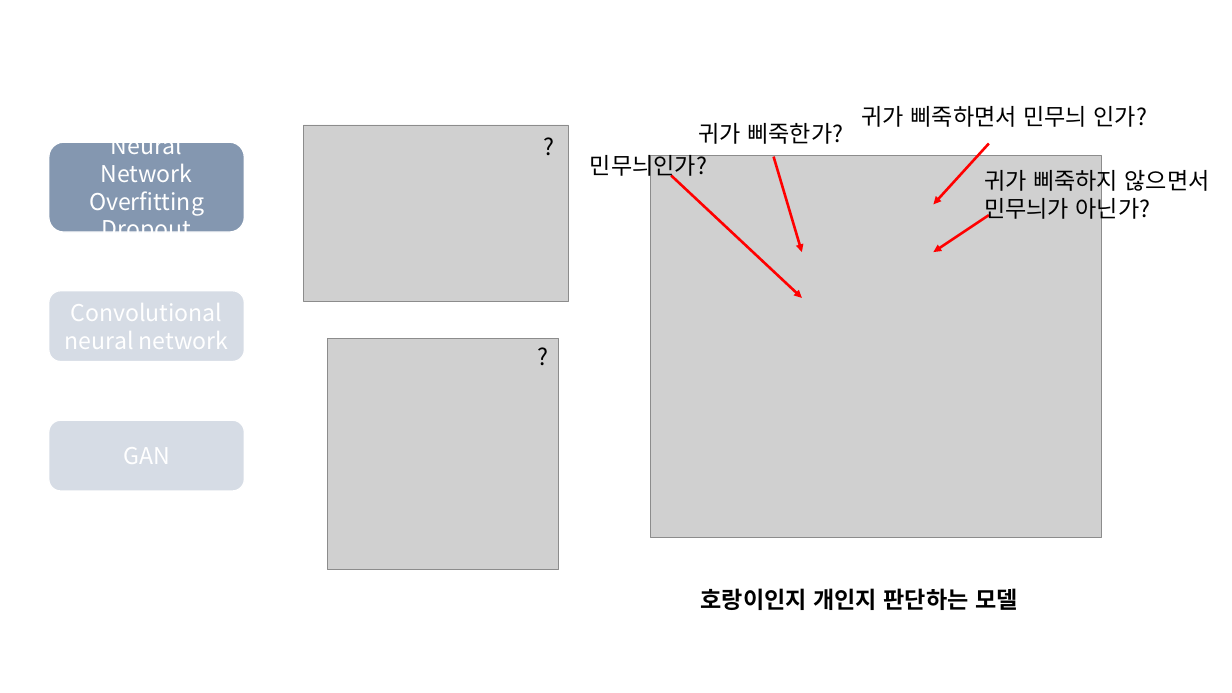
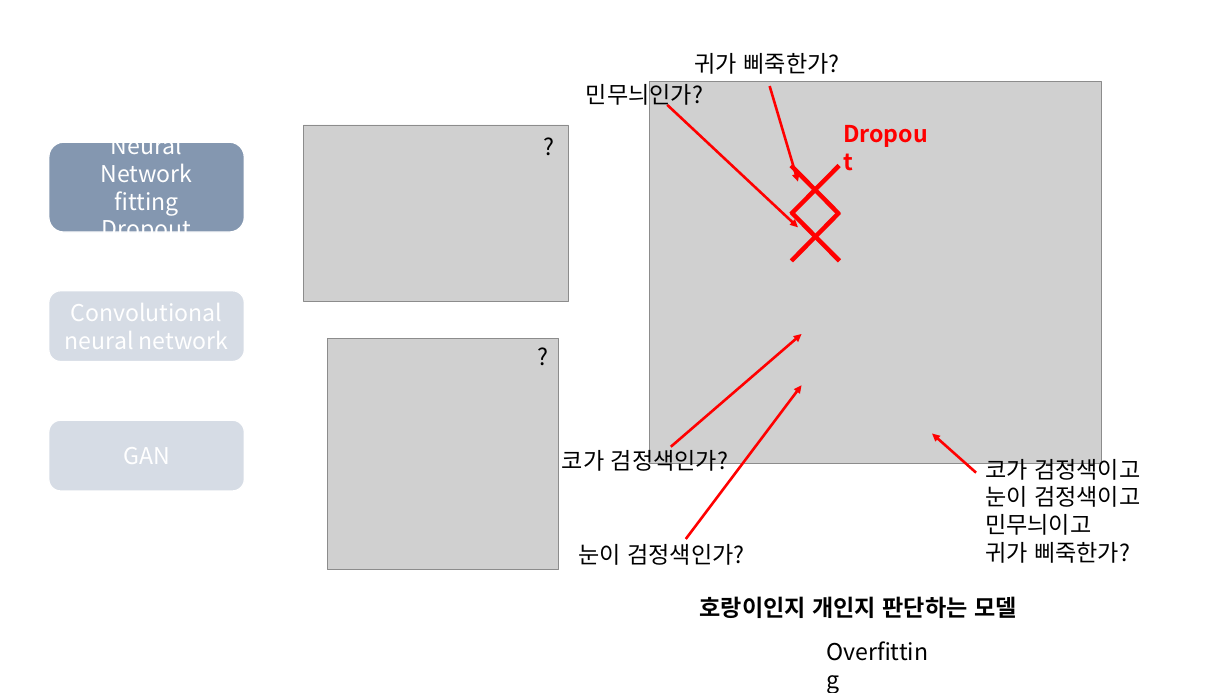
Before and after one commit to Linejin/ai_study, a slide deck: slide 24 of planning/AI seminar.pptx (slide 23 before the commit). Drawn at 1232x693 pixels with LibreOffice and Linux fonts; fonts in the diff are those of the drawing; grey boxes stand for pictures. Boxes give left, top, right and bottom in pixels: in the first picture for what was removed or moved away, otherwise in the second. Text is boxed around its words. In the diff, an @@ line names an element or a change of style, - is before the commit and + after.

```diff
--- a/planning/AI seminar.pptx
+++ b/planning/AI seminar.pptx
@@ picture: place and size @@
-picture at [651, 155, 1103, 537]
+picture at [650, 82, 1102, 464]
@@ 2 texts, 2 arrows: place and size @@
-2 texts, 2 arrows at [590, 123, 843, 298]
+2 texts, 2 arrows at [586, 53, 840, 227]
@@ text added at [835, 116, 946, 152], 18 pt, text #FF0000, bold @@
+Dropout
@@ text removed at [862, 106, 1147, 127] @@
-귀가 삐죽하면서 민무늬 인가?
@@ arrow removed from (989, 143) to (933, 204) @@
@@ line added from (839, 165) to (791, 214), #FF0000 3.5 pt @@
@@ line added from (791, 165) to (839, 214), #FF0000 3.5 pt @@
@@ text removed at [984, 166, 1210, 222] @@
-귀가 삐죽하지 않으면서
-민무늬가 아닌가?
@@ text in rounded rectangle at [114, 191, 178, 215]: text changed @@
-Overfitting
+fitting
@@ line added from (840, 213) to (791, 261), #FF0000 3.5 pt @@
@@ line added from (791, 213) to (840, 261), #FF0000 3.5 pt @@
@@ arrow added from (671, 447) to (801, 335), #FF0000 2 pt @@
@@ arrow added from (686, 539) to (801, 385), #FF0000 2 pt @@
@@ text added at [562, 446, 728, 475], 18 pt, text #000000 @@
+코가 검정색인가?
@@ arrow moved from (989, 215) - (933, 252) to (976, 473) - (933, 433) @@
@@ text added at [985, 454, 1140, 563], 18 pt, text #000000 @@
+코가 검정색이고
+눈이 검정색이고
+민무늬이고
+귀가 삐죽한가?
@@ text added at [578, 544, 744, 565], 18 pt, text #000000 @@
+눈이 검정색인가?
@@ text "호랑이인지 개인지 판단하는 모델": place and size @@
-text "호랑이인지 개인지 판단하는 모델" at [701, 588, 1018, 610]
+text "호랑이인지 개인지 판단하는 모델" at [700, 596, 1017, 618]
@@ text added at [817, 633, 948, 670], 18 pt, text #000000 @@
+Overfitting
```
Also in this commit, not shown: 2 other slides changed, 1 other file.
